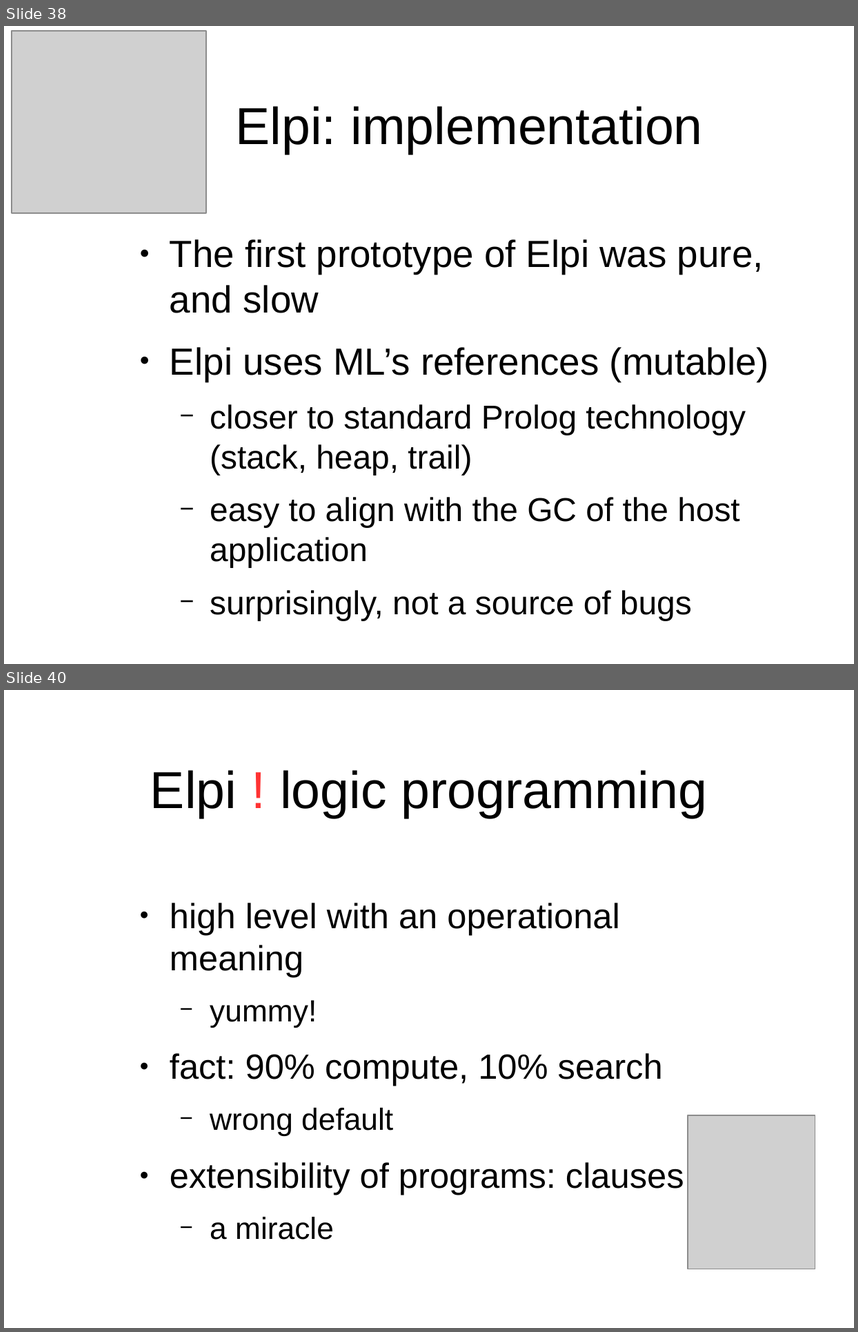
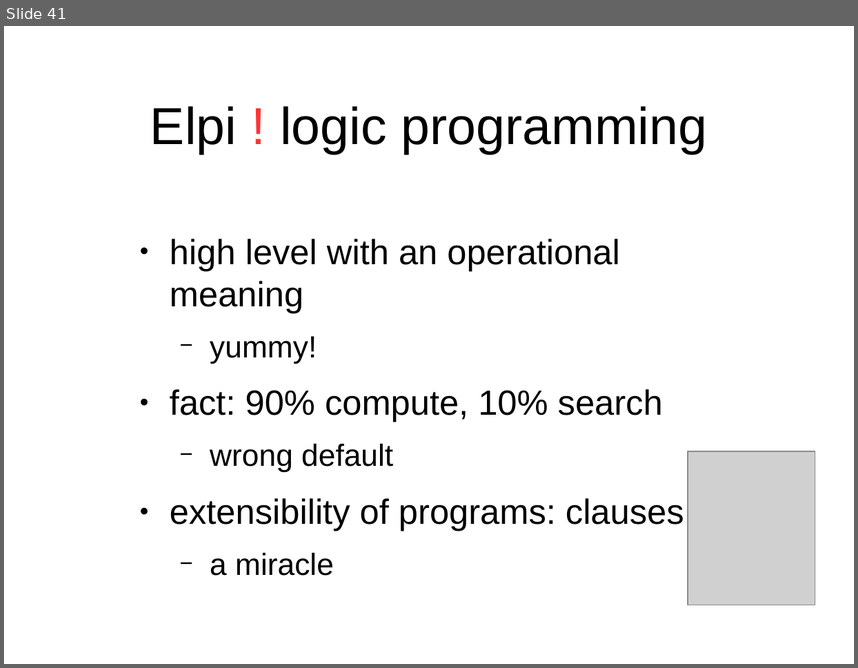
Before and after one commit to gares/demo-nantes-20-12-2023, a slide deck: slides.odp. Shown one above the other, each under a label of ours: slides 38 and 40 before the commit, slide 41 after it; the slides between them are not shown. The pictures are 858x1332 and 858x668 pixels, drawn with LibreOffice and Linux fonts; fonts in the diff are those of the drawing; grey boxes stand for pictures; background and template pictures are left out. Boxes give left, top, right and bottom in pixels: in the first picture for what was removed or moved away, otherwise in the second. Text is boxed around its words. In the diff, an @@ line names an element or a change of style, - is before the commit and + after.

```diff
--- a/slides.odp
+++ b/slides.odp
@@ slide 38 removed at box(4, 26, 854, 664), background #FFFFFF @@
@@ picture removed at box(12, 31, 206, 213) @@
@@ title removed at box(235, 106, 703, 154) @@
-Elpi: implementation
@@ text removed at box(170, 239, 769, 620) @@
-● The first prototype of Elpi was pure, and slow
-● Elpi uses ML’s references (mutable)
-  − closer to standard Prolog technology (stack, heap, trail)
-  − easy to align with the GC of the host application
-  − surprisingly, not a source of bugs
@@ what was slide 40 is now slide 41 @@
```
Also in this commit, not shown: 6 slides changed, 12 slides added, 14 other slides removed, 1 other file.
